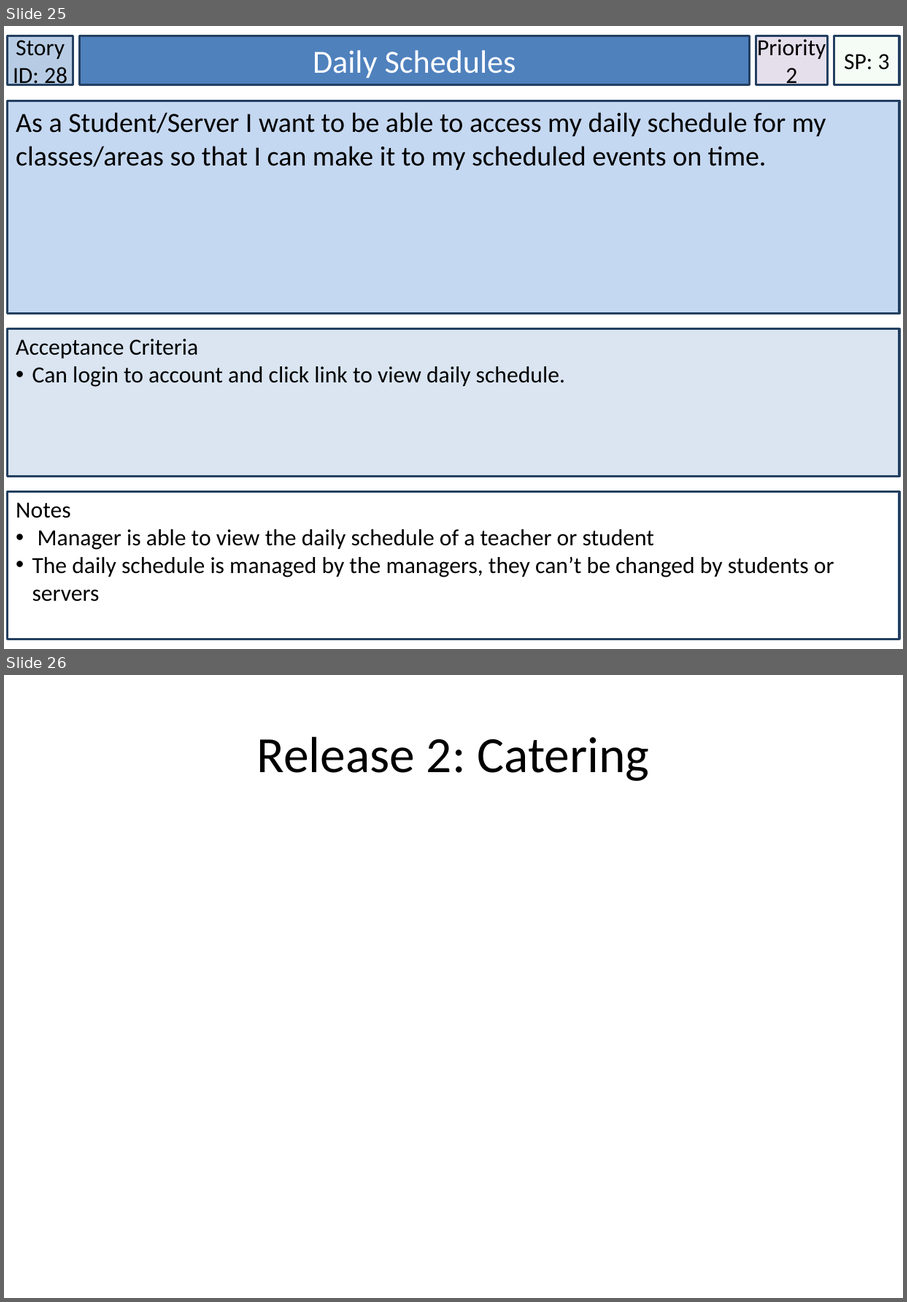
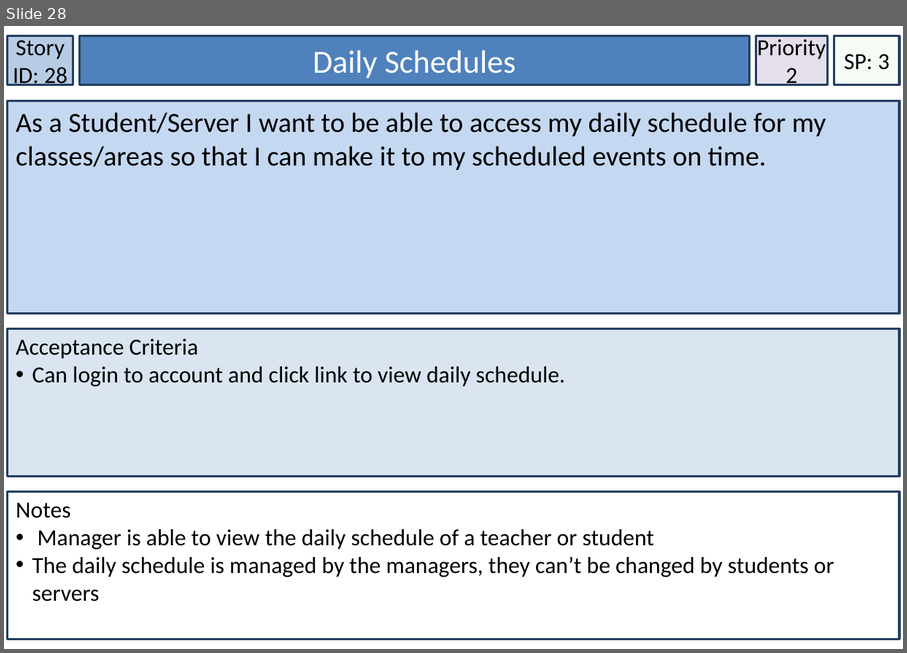
Before and after one commit to tross78/IFB299, a slide deck: User Stories.pptx. Shown one above the other, each under a label of ours: slides 25 and 26 before the commit, slide 28 after it. The pictures are 907x1302 and 907x653 pixels, drawn with LibreOffice and Linux fonts; fonts in the diff are those of the drawing. Boxes give left, top, right and bottom in pixels: in the first picture for what was removed or moved away, otherwise in the second. Text is boxed around its words. In the diff, an @@ line names an element or a change of style, - is before the commit and + after.

```diff
--- a/User Stories.pptx
+++ b/User Stories.pptx
@@ slide 26 removed at [4, 675, 903, 1298], background #FFFFFF @@
@@ title removed at [257, 736, 649, 781] @@
-Release 2: Catering
@@ what was slide 25 is now slide 28 @@
```
Also in this commit, not shown: 10 slides changed, 2 slides added, 1 other file.
